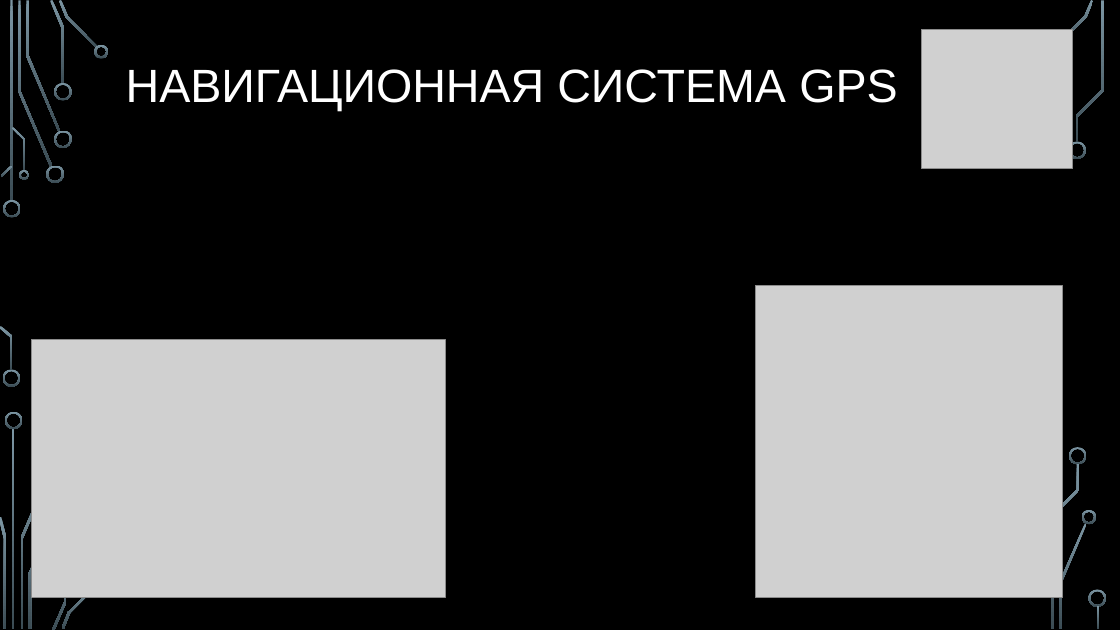
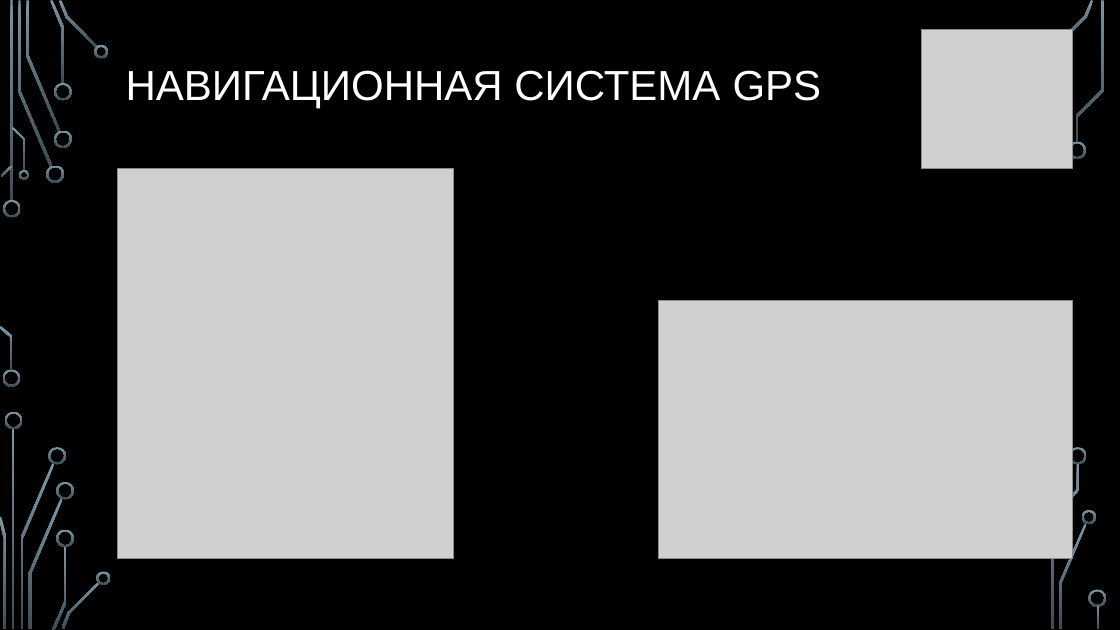
Before and after one commit to ALPause23/Diplom, a slide deck: slide 4 of Презентация.pptx. Drawn at 1120x630 pixels with LibreOffice and Linux fonts; fonts in the diff are those of the drawing; grey boxes stand for pictures; background and template pictures are left out. Boxes give left, top, right and bottom in pixels: in the first picture for what was removed or moved away, otherwise in the second. Text is boxed around its words. In the diff, an @@ line names an element or a change of style, - is before the commit and + after.

```diff
--- a/Презентация.pptx
+++ b/Презентация.pptx
@@ title "НАВИГАЦИОННАЯ СИСТЕМА GPS" at [126,70,822,109]: size 40 to 36 pt @@
@@ picture added at [118,169,454,559] @@
@@ picture removed at [756,286,1063,597] @@
@@ picture: place and size @@
-picture at [31,339,445,597]
+picture at [659,301,1073,559]
@@ group added at [49,447,111,585]: 4 freeform shapes @@
```
Also in this commit, not shown: 3 other files.
